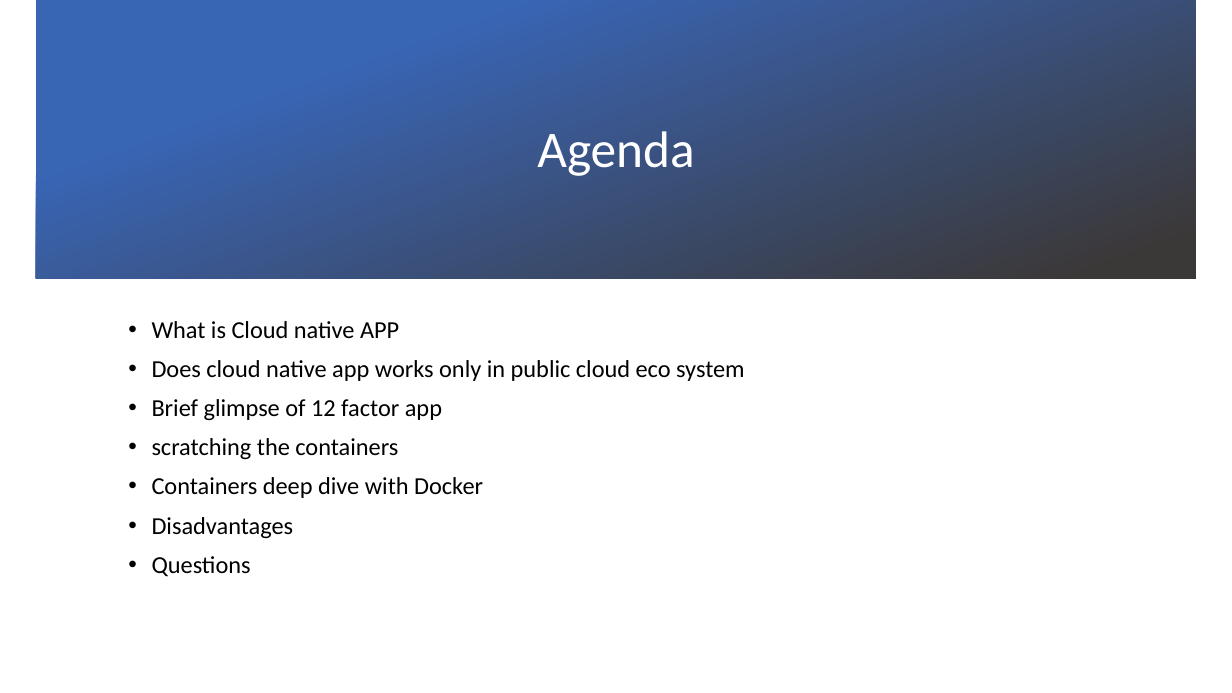
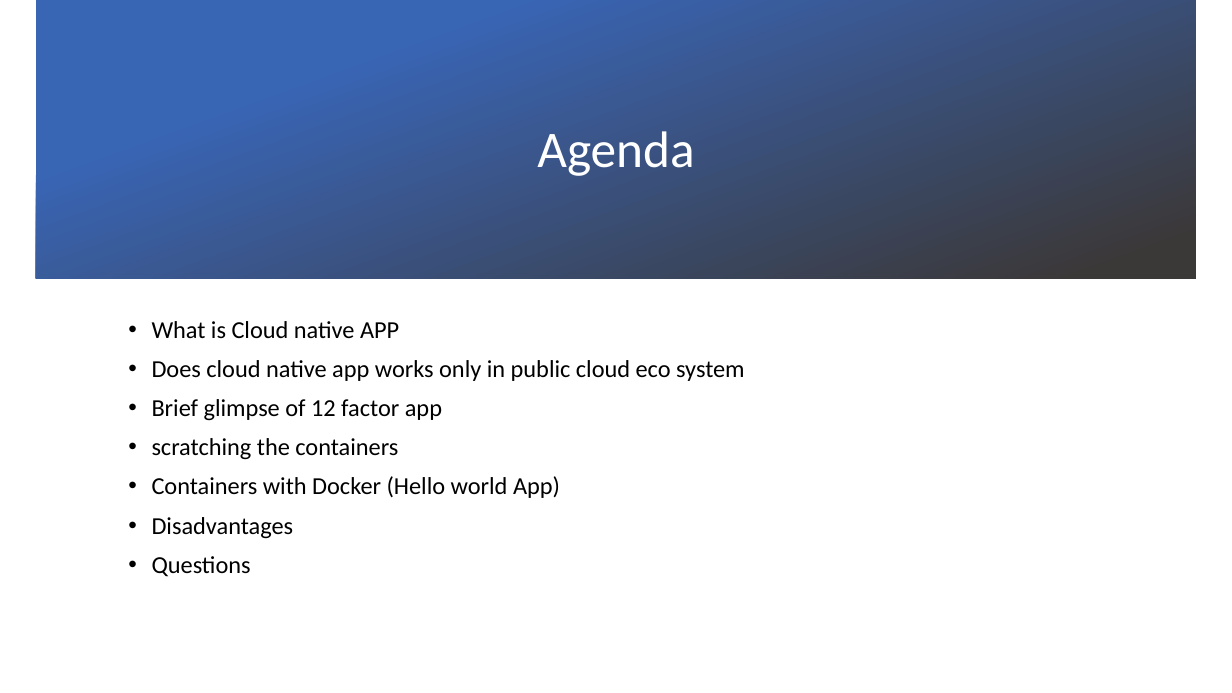
Before and after one commit to nnikunj/fdp, a slide deck: slide 2 of CloudNativeApps.pptx. Drawn at 1232x693 pixels with LibreOffice and Linux fonts; fonts in the diff are those of the drawing; background and template pictures are left out. Boxes give left, top, right and bottom in pixels: in the first picture for what was removed or moved away, otherwise in the second. Text is boxed around its words. In the diff, an @@ line names an element or a change of style, - is before the commit and + after.

```diff
--- a/CloudNativeApps.pptx
+++ b/CloudNativeApps.pptx
@@ text at <box>152,476,560,498</box>: text changed @@
-• Containers deep dive with Docker
+• Containers with Docker (Hello world App)
```
Also in this commit, not shown: 4 other slides changed.
